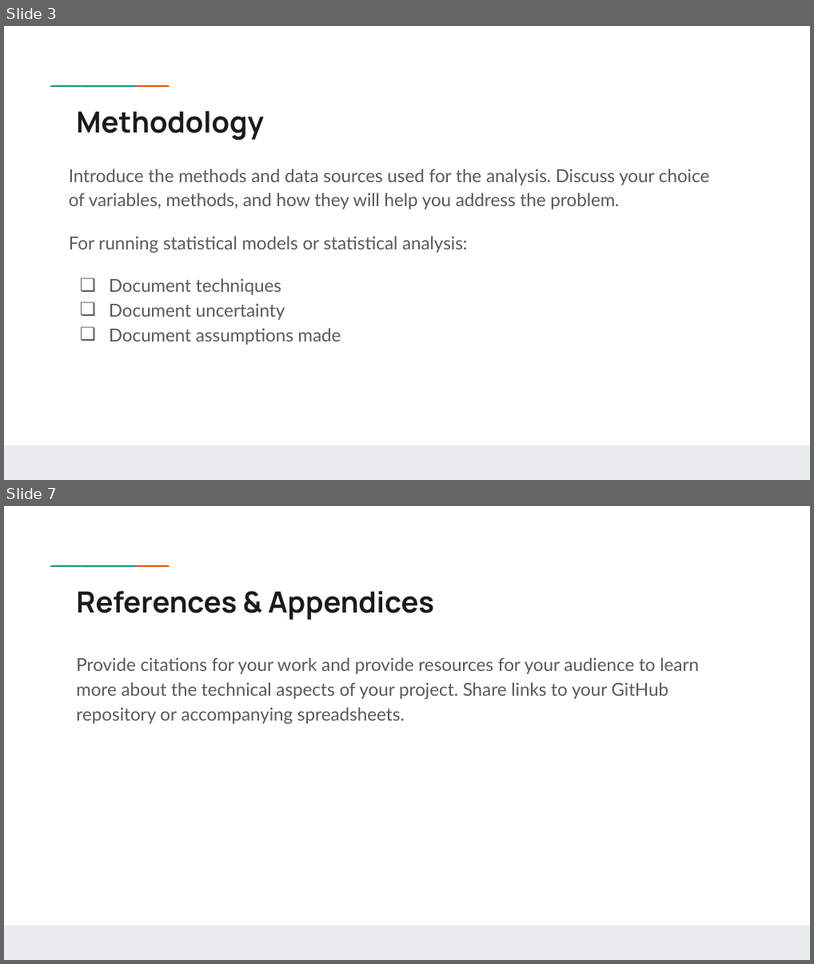
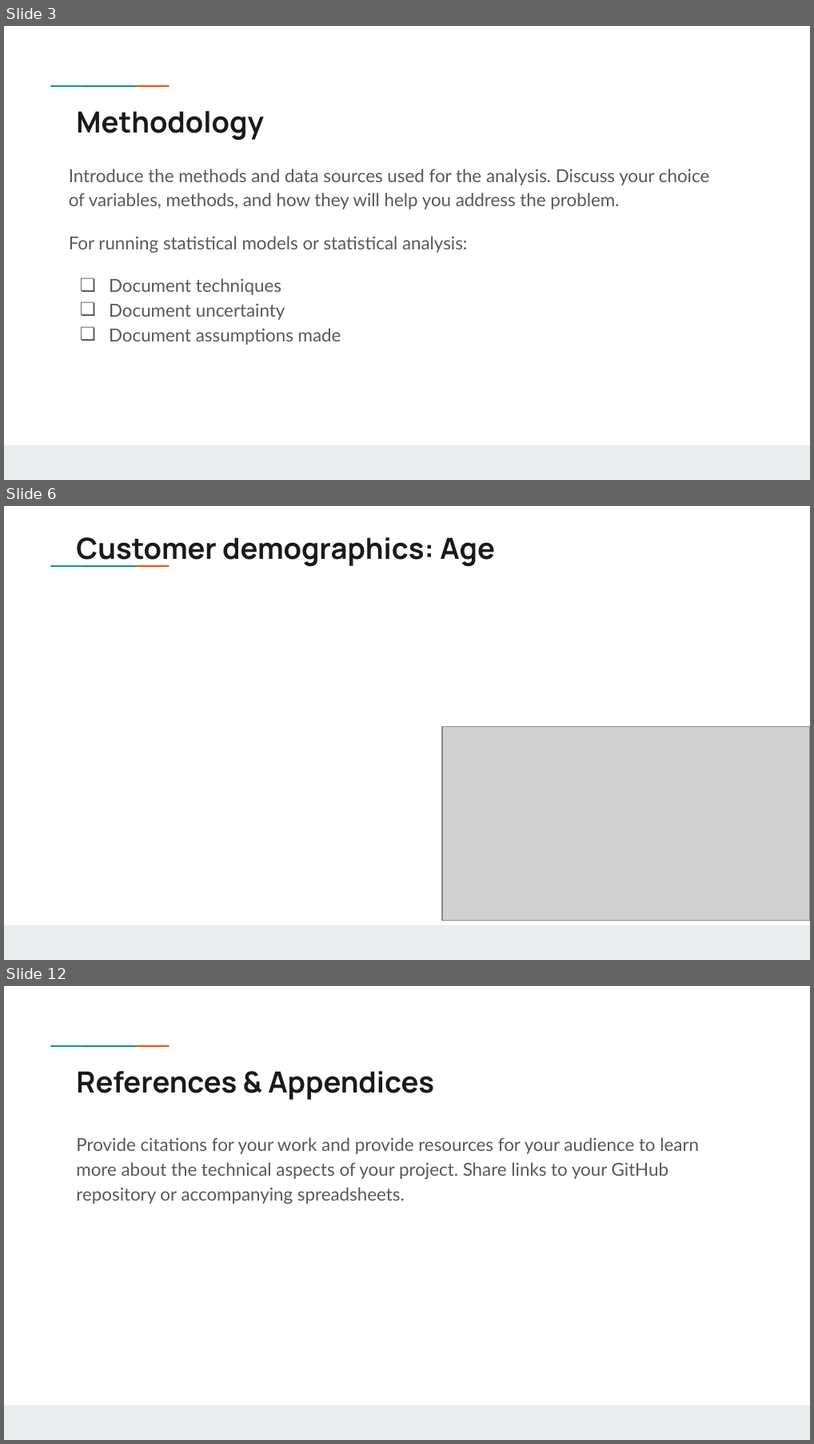
Before and after one commit to Chvava11/Bi_project_customer_churn, a slide deck: Result/Vanessa’s project .pptx. Shown one above the other, each under a label of ours: slides 3 and 7 before the commit, slides 3, 6 and 12 after it; the slides between them are not shown. The pictures are 814x964 and 814x1444 pixels, drawn with LibreOffice and Linux fonts; fonts in the diff are those of the drawing; grey boxes stand for pictures; background and template pictures are left out. Boxes give left, top, right and bottom in pixels: in the first picture for what was removed or moved away, otherwise in the second. Text is boxed around its words. In the diff, an @@ line names an element or a change of style, - is before the commit and + after.

```diff
--- a/Result/Vanessa’s project .pptx
+++ b/Result/Vanessa’s project .pptx
@@ slide 6 added at (x1=4, y1=506, x2=810, y2=960), background #FFFFFF; not listed: 3 template elements that a slide beside it also shows @@
@@ title added at (x1=76, y1=537, x2=495, y2=568), 26 pt, text #1A1A1A, bold @@
+Customer demographics: Age
@@ picture added at (x1=442, y1=726, x2=810, y2=920) @@
@@ what was slide 7 is now slide 12 @@
```
Also in this commit, not shown: 3 slides changed, 5 other slides added, 1 slide removed, 1 other file.
